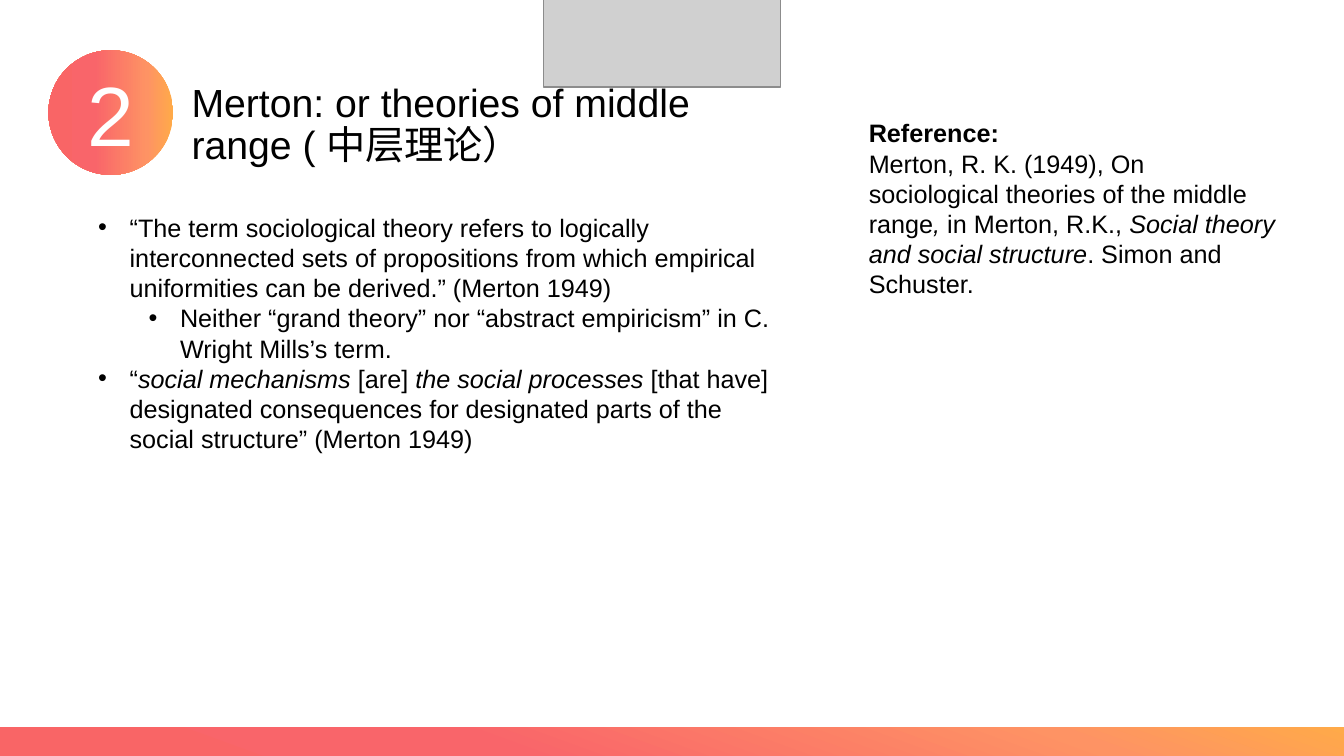
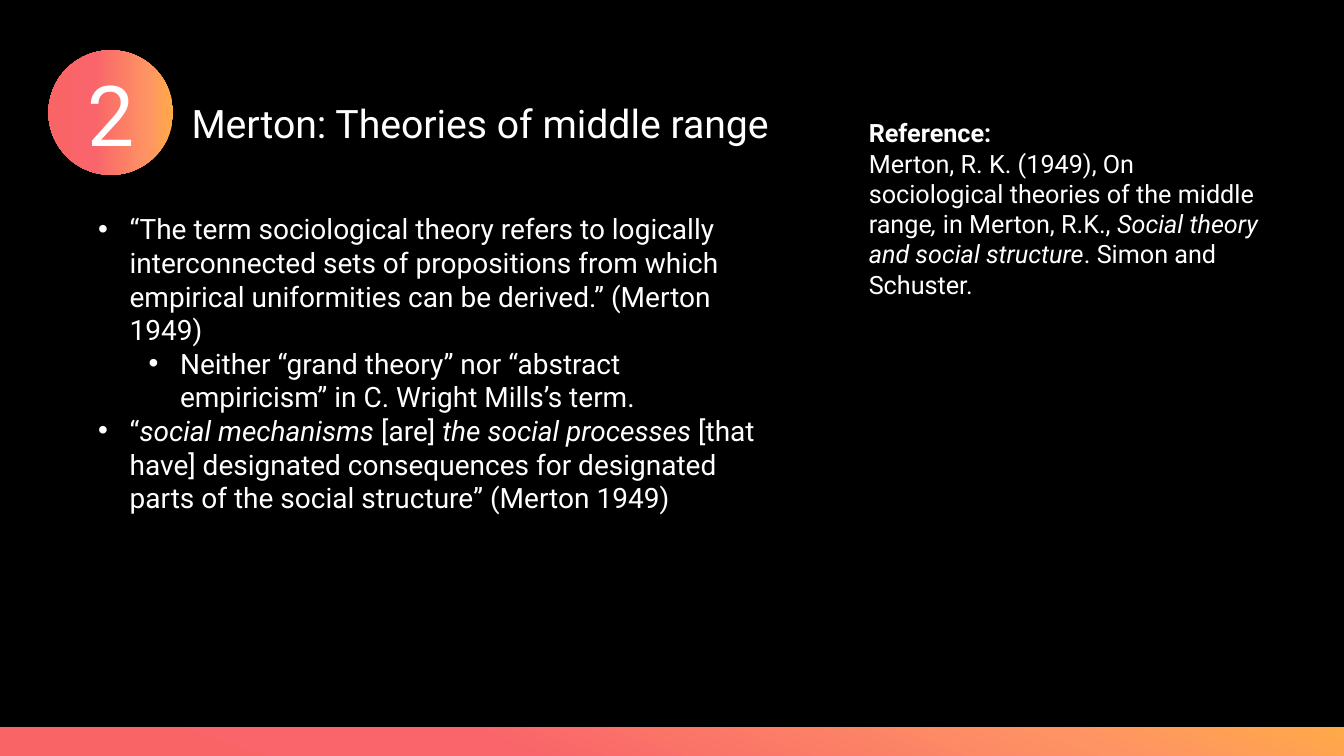
Before and after one commit to XueWenSYan/Intro_to_sociology, a slide deck: slide 23 of Meetings 1 & 2.pptx. Drawn at 1344x756 pixels with LibreOffice and Linux fonts; fonts in the diff are those of the drawing; grey boxes stand for pictures. Boxes give left, top, right and bottom in pixels: in the first picture for what was removed or moved away, otherwise in the second. Text is boxed around its words. In the diff, an @@ line names an element or a change of style, - is before the commit and + after.

```diff
--- a/Meetings 1 & 2.pptx
+++ b/Meetings 1 & 2.pptx
@@ background #FFFFFF to #000000 @@
@@ picture removed at bbox=[543, 0, 780, 87] @@
@@ rounded rectangle removed at bbox=[564, 0, 781, 81] @@
@@ ellipse "2" at bbox=[48, 50, 173, 175]: font Arial to Roboto @@
@@ text at bbox=[192, 108, 769, 146]: text changed; font Arial to Roboto; text colour #000000 to #FFFFFF @@
-Merton: or theories of middle range ( 中层理论）
+Merton: Theories of middle range
@@ text "Reference:" at bbox=[869, 123, 1258, 295]: font Arial to Roboto, text colour #000000 to #FFFFFF @@
@@ text "“The term sociological theory refers ..." at bbox=[130, 217, 754, 515]: size 18 to 20 pt, font Arial to Roboto, text colour #000000 to #FFFFFF; bullet colour #000000 to #FFFFFF @@
```
Also in this commit, not shown: 20 other slides changed, 2 slides added, 2 slides removed, 2 other files.
